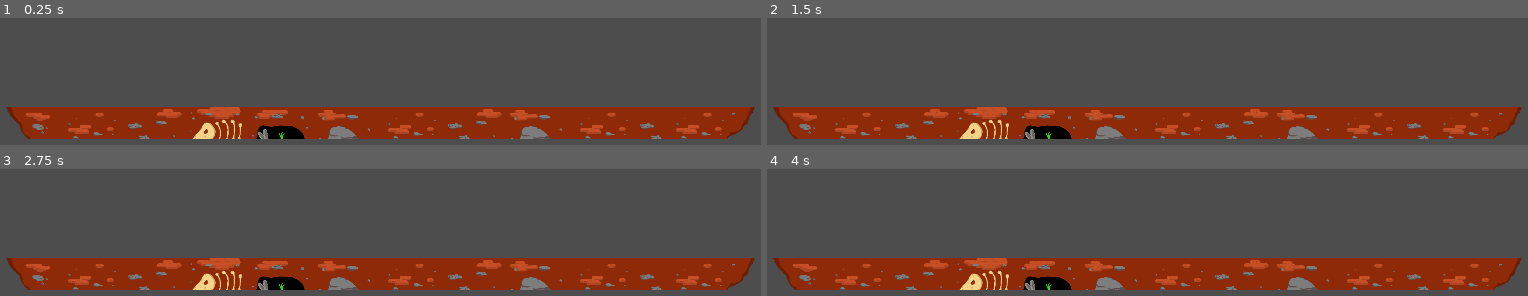
Above: before the commit, frames 1-4 (two rows, left to right).
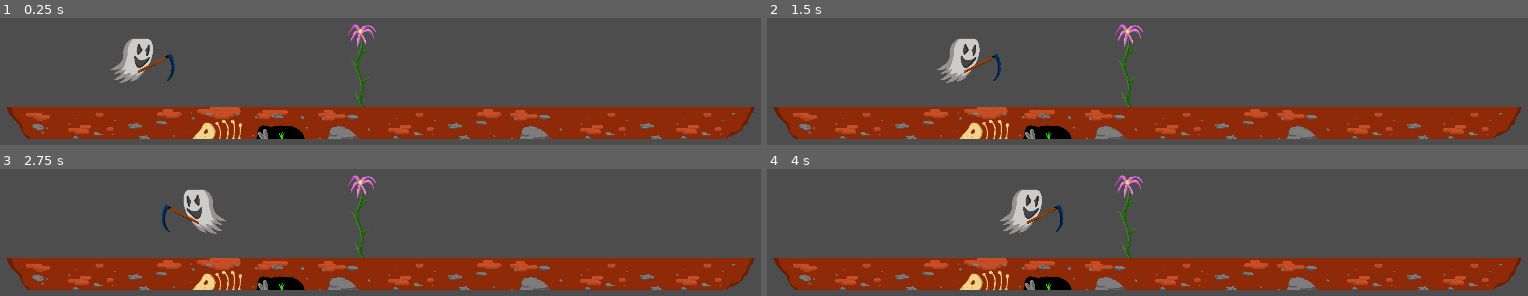
Above: after the commit, the same moments.

Repository: Stennsen/Elephanturtle
Game: Godot game, scene res://scenes/level/diskworld.tscn
The game is run twice, just before and just after one commit, with the same random seed, the same clock (stepped at 60 frames per second) and the same inputs. The project has no main scene, so this scene is started directly.
Inputs:
- Up to frame 1 (0.25 s): no input
- Up to frame 2 (1.5 s): tap Enter at 0.5 s; hold D (right, bound only after the commit) from 0.53 s (still down)
- Up to frame 3 (2.75 s): release D (right, bound only after the commit) at 2.03 s; hold A (left, bound only after the commit) from 2.03 s (still down)
- Up to frame 4 (4 s): release A (left, bound only after the commit) at 2.78 s; hold D (right, bound only after the commit) from 2.78 s (still down)

The runs differ from the first frame. In frame 1, 1.7% of the frame differs, in the area x 14-50%, y 4-71%; in frame 2, 1.7%; in frame 3, 1.7%, in the area x 21-50%, y 4-71%; in frame 4, 1.7%.

Commit message:
tried plants

Diff:
--- a/project.godot
+++ b/project.godot
@@ -13,7 +13,7 @@
 config/name="Elephanturtle"
 run/main_scene="res://level/flatworld.tscn"
 config/features=PackedStringArray("4.1", "GL Compatibility")
-config/icon="res://icon.svg"
+config/icon="res://assets/graphics/entities/player/Ghost.png"
 
 [display]
 
@@ -21,6 +21,26 @@
 window/size/viewport_height=1080
 window/stretch/mode="viewport"
 
+[input]
+
+left={
+"deadzone": 0.5,
+"events": [Object(InputEventKey,"resource_local_to_scene":false,"resource_name":"","device":-1,"window_id":0,"alt_pressed":false,"shift_pressed":false,"ctrl_pressed":false,"meta_pressed":false,"pressed":false,"keycode":0,"physical_keycode":65,"key_label":0,"unicode":97,"echo":false,"script":null)
+, Object(InputEventKey,"resource_local_to_scene":false,"resource_name":"","device":-1,"window_id":0,"alt_pressed":false,"shift_pressed":false,"ctrl_pressed":false,"meta_pressed":false,"pressed":false,"keycode":0,"physical_keycode":4194319,"key_label":0,"unicode":0,"echo":false,"script":null)
+]
+}
+right={
+"deadzone": 0.5,
+"events": [Object(InputEventKey,"resource_local_to_scene":false,"resource_name":"","device":-1,"window_id":0,"alt_pressed":false,"shift_pressed":false,"ctrl_pressed":false,"meta_pressed":false,"pressed":false,"keycode":0,"physical_keycode":68,"key_label":0,"unicode":100,"echo":false,"script":null)
+, Object(InputEventKey,"resource_local_to_scene":false,"resource_name":"","device":-1,"window_id":0,"alt_pressed":false,"shift_pressed":false,"ctrl_pressed":false,"meta_pressed":false,"pressed":false,"keycode":0,"physical_keycode":4194321,"key_label":0,"unicode":0,"echo":false,"script":null)
+]
+}
+plant={
+"deadzone": 0.5,
+"events": [Object(InputEventKey,"resource_local_to_scene":false,"resource_name":"","device":-1,"window_id":0,"alt_pressed":false,"shift_pressed":false,"ctrl_pressed":false,"meta_pressed":false,"pressed":false,"keycode":0,"physical_keycode":32,"key_label":0,"unicode":32,"echo":false,"script":null)
+]
+}
+
 [rendering]
 
 renderer/rendering_method="gl_compatibility"
--- a/scenes/entities/player/player.gd
+++ b/scenes/entities/player/player.gd
@@ -1,7 +1,7 @@
 extends CharacterBody2D
 
 
-const SPEED = 100.0
+const SPEED = 500.0
 #const JUMP_VELOCITY = -400.0
 
 # Get the gravity from the project settings to be synced with RigidBody nodes.
--- a/scenes/entities/player/player.tscn
+++ b/scenes/entities/player/player.tscn
@@ -1,20 +1,22 @@
 [gd_scene load_steps=4 format=3 uid="uid://c2gp01ppn3bs2"]
 
 [ext_resource type="Script" path="res://scenes/entities/player/player.gd" id="1_obn3s"]
-[ext_resource type="Texture2D" uid="uid://w8nthsgpjmsp" path="res://assets/graphics/entities/player/Ghost.png" id="2_boh6u"]
+[ext_resource type="Texture2D" uid="uid://oxlf0sb6mt0h" path="res://assets/graphics/entities/player/Ghost.png" id="2_boh6u"]
 
 [sub_resource type="CapsuleShape2D" id="CapsuleShape2D_in8ss"]
-radius = 12.0
-height = 28.0
+radius = 135.0
+height = 354.0
 
 [node name="Player" type="CharacterBody2D" groups=["Player"]]
-position = Vector2(-80, -83)
+position = Vector2(-60, -95)
 script = ExtResource("1_obn3s")
 metadata/_edit_group_ = true
 
 [node name="Ghost" type="Sprite2D" parent="."]
-scale = Vector2(0.025, 0.024)
+position = Vector2(19.2, 18.212)
+scale = Vector2(0.33, 0.315)
 texture = ExtResource("2_boh6u")
 
 [node name="CollisionShape2D" type="CollisionShape2D" parent="."]
+position = Vector2(-9, 41)
 shape = SubResource("CapsuleShape2D_in8ss")
--- a/scenes/level/diskworld.tscn
+++ b/scenes/level/diskworld.tscn
@@ -1,7 +1,9 @@
-[gd_scene load_steps=5 format=3 uid="uid://bd650bfu5ntqp"]
+[gd_scene load_steps=9 format=3 uid="uid://bd650bfu5ntqp"]
 
 [ext_resource type="Script" path="res://scenes/level/diskworld.gd" id="1_buow7"]
 [ext_resource type="Texture2D" uid="uid://c0lxpelb6535w" path="res://assets/graphics/level/tileset.png" id="2_f2qoh"]
+[ext_resource type="PackedScene" uid="uid://c2gp01ppn3bs2" path="res://scenes/entities/player/player.tscn" id="3_08eds"]
+[ext_resource type="Texture2D" uid="uid://b1bvtkolgoxcs" path="res://assets/graphics/entities/plants/plant1.png" id="4_q63bq"]
 
 [sub_resource type="TileSetAtlasSource" id="TileSetAtlasSource_nn7e4"]
 texture = ExtResource("2_f2qoh")
@@ -224,6 +226,12 @@
 physics_layer_0/collision_layer = 1
 sources/0 = SubResource("TileSetAtlasSource_nn7e4")
 
+[sub_resource type="PhysicsMaterial" id="PhysicsMaterial_n3bw8"]
+
+[sub_resource type="CapsuleShape2D" id="CapsuleShape2D_v1nfd"]
+radius = 86.0
+height = 610.0
+
 [node name="diskworld" type="Node2D"]
 script = ExtResource("1_buow7")
 
@@ -234,3 +242,18 @@
 
 [node name="Camera2D" type="Camera2D" parent="."]
 zoom = Vector2(0.3, 0.3)
+
+[node name="Player" parent="." instance=ExtResource("3_08eds")]
+position = Vector2(-1873, -408)
+
+[node name="Plant1" type="StaticBody2D" parent="."]
+position = Vector2(-105, -384)
+physics_material_override = SubResource("PhysicsMaterial_n3bw8")
+metadata/_edit_group_ = true
+
+[node name="CollisionShape2D" type="CollisionShape2D" parent="Plant1"]
+position = Vector2(1, 41)
+shape = SubResource("CapsuleShape2D_v1nfd")
+
+[node name="Sprite2D" type="Sprite2D" parent="Plant1"]
+texture = ExtResource("4_q63bq")
